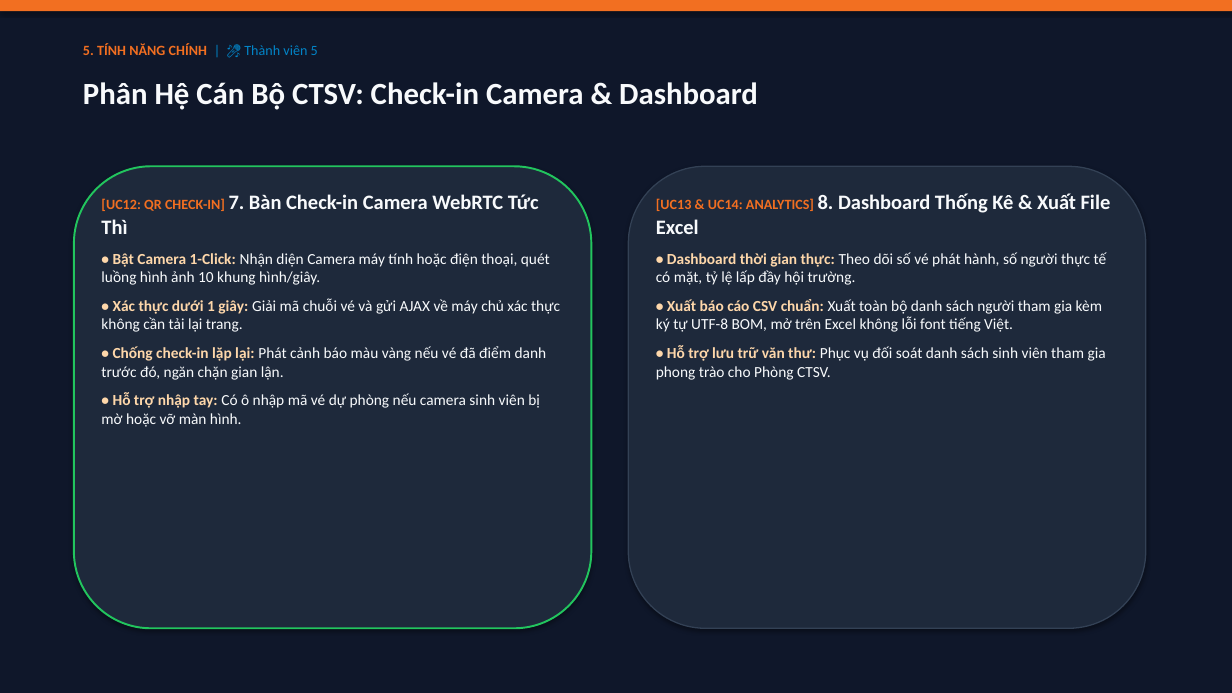
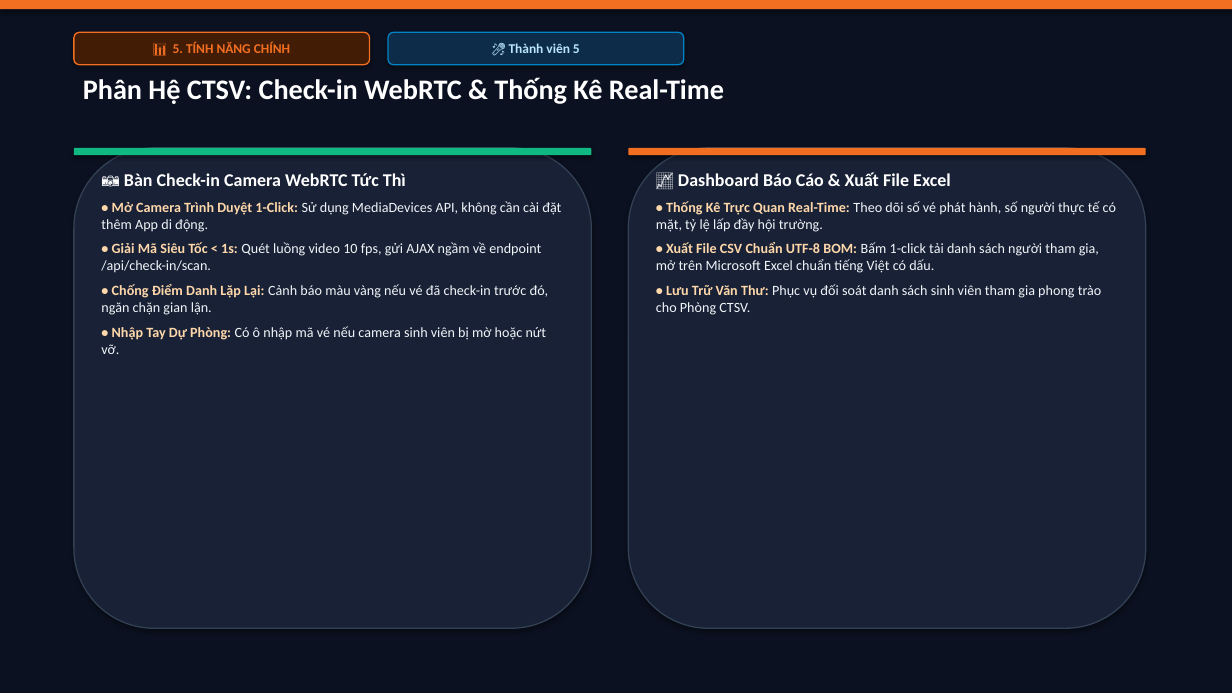
Before and after one commit to CongDung0506/FPTU-EventHub, a slide deck: slide 21 of SLIDE_THUYET_TRINH_FPTU_EVENTHUB.pptx. Drawn at 1232x693 pixels with LibreOffice and Linux fonts; fonts in the diff are those of the drawing. Boxes give left, top, right and bottom in pixels: in the first picture for what was removed or moved away, otherwise in the second. Text is boxed around its words. In the diff, an @@ line names an element or a change of style, - is before the commit and + after.

```diff
--- a/SLIDE_THUYET_TRINH_FPTU_EVENTHUB.pptx
+++ b/SLIDE_THUYET_TRINH_FPTU_EVENTHUB.pptx
@@ rectangle at box(0, 0, 1232, 693): fill #0F172A to #0B1120 @@
@@ rounded rectangle "📊 5. TÍNH NĂNG CHÍNH": place and size @@
-rounded rectangle "📊 5. TÍNH NĂNG CHÍNH" at box(83, 43, 318, 55)
+rounded rectangle "📊 5. TÍNH NĂNG CHÍNH" at box(74, 32, 370, 65)
@@ rounded rectangle "📊 5. TÍNH NĂNG CHÍNH" at box(74, 32, 370, 65): vertical alignment top to middle; fill none to #431C06; outline none to #F26F21 1 pt; shadow on @@
@@ text in rounded rectangle at box(173, 42, 290, 53): text changed; size 11 to 10.5 pt @@
-5. TÍNH NĂNG CHÍNH | 🎤 Thành viên 5
+📊 5. TÍNH NĂNG CHÍNH
@@ rounded rectangle added at box(388, 32, 684, 65), fill #0C2C4A, outline #0284C7 1 pt, 10.5 pt, text #BAE6FD, bold @@
+🎤 Thành viên 5
@@ text at box(83, 77, 724, 104): text changed; size 24 to 22 pt; text colour #F8FAFC to #FFFFFF @@
-Phân Hệ Cán Bộ CTSV: Check-in Camera & Dashboard
+Phân Hệ CTSV: Check-in WebRTC & Thống Kê Real-Time
@@ rounded rectangle: place and size @@
-rounded rectangle at box(74, 166, 592, 628)
+rounded rectangle at box(74, 148, 592, 628)
@@ rounded rectangle at box(74, 148, 592, 628): fill #1E293B to #182135; outline #22C55E 1.5 pt to #334155 1 pt @@
@@ rounded rectangle added at box(74, 148, 592, 155), fill #10B981 @@
@@ rounded rectangle: place and size @@
-rounded rectangle at box(628, 166, 1146, 628)
+rounded rectangle at box(628, 148, 1146, 628)
@@ rounded rectangle at box(628, 148, 1146, 628): fill #1E293B to #182135 @@
@@ rounded rectangle added at box(628, 148, 1146, 155), fill #F26F21 @@
@@ text at box(101, 173, 561, 354): text changed; size 12 to 11 pt; text colour #F8FAFC to #F1F5F9 @@
-[UC12: QR CHECK-IN] 7. Bàn Check-in Camera WebRTC Tức Thì
-• Bật Camera 1-Click: Nhận diện Camera máy tính hoặc điện thoại, quét luồng hình ảnh 10 khung hình/giây.
-• Xác thực dưới 1 giây: Giải mã chuỗi vé và gửi AJAX về máy chủ xác thực không cần tải lại trang.
-• Chống check-in lặp lại: Phát cảnh báo màu vàng nếu vé đã điểm danh trước đó, ngăn chặn gian lận.
-• Hỗ trợ nhập tay: Có ô nhập mã vé dự phòng nếu camera sinh viên bị mờ hoặc vỡ màn hình.
+📷 Bàn Check-in Camera WebRTC Tức Thì
+• Mở Camera Trình Duyệt 1-Click: Sử dụng MediaDevices API, không cần cài đặt thêm App di động.
+• Giải Mã Siêu Tốc < 1s: Quét luồng video 10 fps, gửi AJAX ngầm về endpoint /api/check-in/scan.
+• Chống Điểm Danh Lặp Lại: Cảnh báo màu vàng nếu vé đã check-in trước đó, ngăn chặn gian lận.
+• Nhập Tay Dự Phòng: Có ô nhập mã vé nếu camera sinh viên bị mờ hoặc nứt vỡ.
@@ text at box(656, 172, 1116, 315): text changed; size 12 to 11 pt; text colour #F8FAFC to #F1F5F9 @@
-[UC13 & UC14: ANALYTICS] 8. Dashboard Thống Kê & Xuất File Excel
-• Dashboard thời gian thực: Theo dõi số vé phát hành, số người thực tế có mặt, tỷ lệ lấp đầy hội trường.
-• Xuất báo cáo CSV chuẩn: Xuất toàn bộ danh sách người tham gia kèm ký tự UTF-8 BOM, mở trên Excel không lỗi font tiếng Việt.
-• Hỗ trợ lưu trữ văn thư: Phục vụ đối soát danh sách sinh viên tham gia phong trào cho Phòng CTSV.
+📈 Dashboard Báo Cáo & Xuất File Excel
+• Thống Kê Trực Quan Real-Time: Theo dõi số vé phát hành, số người thực tế có mặt, tỷ lệ lấp đầy hội trường.
+• Xuất File CSV Chuẩn UTF-8 BOM: Bấm 1-click tải danh sách người tham gia, mở trên Microsoft Excel chuẩn tiếng Việt có dấu.
+• Lưu Trữ Văn Thư: Phục vụ đối soát danh sách sinh viên tham gia phong trào cho Phòng CTSV.
```
Also in this commit, not shown: 23 other slides changed, 2 slides added, 2 slides removed, 2 other files.
